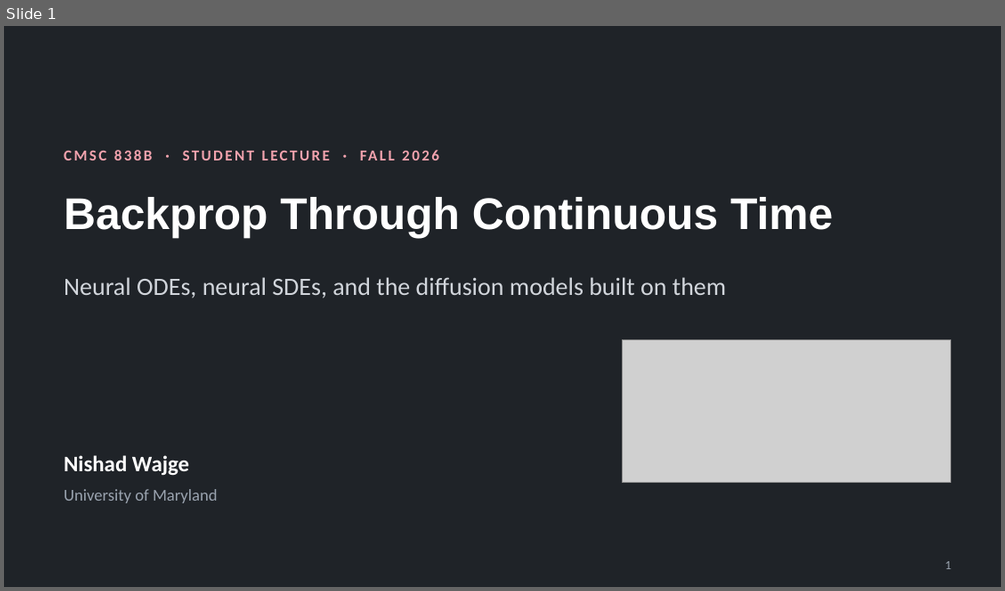
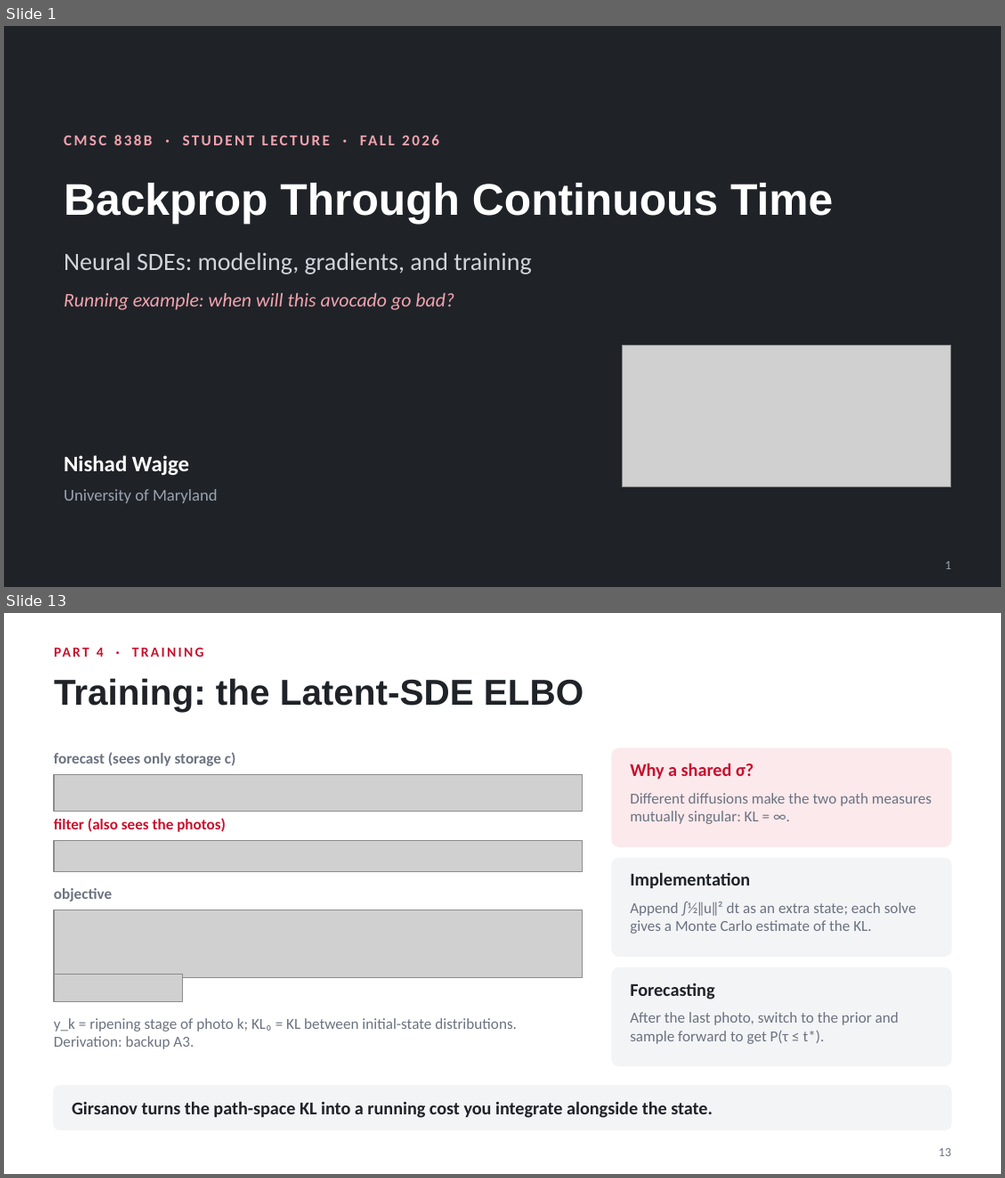
Before and after one commit to nishadw/neural-sde, a slide deck: lecture/neural_sde_lecture.pptx. Shown one above the other, each under a label of ours: slide 1 before the commit, slides 1 and 13 after it; the slides between them are not shown. The pictures are 1005x591 and 1005x1178 pixels, drawn with LibreOffice and Linux fonts; fonts in the diff are those of the drawing; grey boxes stand for pictures. Boxes give left, top, right and bottom in pixels: in the first picture for what was removed or moved away, otherwise in the second. Text is boxed around its words. In the diff, an @@ line names an element or a change of style, - is before the commit and + after.

```diff
--- a/lecture/neural_sde_lecture.pptx
+++ b/lecture/neural_sde_lecture.pptx
@@ slide 13 added at [4,613,1001,1174], background #FFFFFF @@
@@ text added at [97,648,104,657], 10 pt, text #C8102E, bold @@
+PART 4 · TRAINING
@@ title added at [54,678,583,712], 26 pt, text #1F2328, bold @@
+Training: the Latent-SDE ELBO
@@ text added at [54,752,235,766], 11 pt, text #6B7280, bold @@
+forecast (sees only storage c)
@@ rounded rectangle added at [612,748,951,846], fill #FBE9EC, outline #FBE9EC 1 pt @@
@@ text added at [630,763,753,779], 13 pt, text #C8102E, bold @@
+Why a shared σ?
@@ picture added at [54,774,582,811] @@
@@ text added at [630,793,931,824], 11 pt, text #6B7280 @@
+Different diffusions make the two path measures mutually singular: KL = ∞.
@@ text added at [54,818,226,832], 11 pt, text #C8102E, bold @@
+filter (also sees the photos)
@@ picture added at [54,840,582,871] @@
@@ rounded rectangle added at [612,859,951,956], fill #F3F4F6, outline #F3F4F6 1 pt @@
@@ text added at [630,872,750,888], 13 pt, text #1F2328, bold @@
+Implementation
@@ text added at [54,888,112,901], 11 pt, text #6B7280, bold @@
+objective
@@ text added at [630,901,916,933], 11 pt, text #6B7280 @@
+Append ∫½‖u‖² dt as an extra state; each solve gives a Monte Carlo estimate of the KL.
@@ picture added at [54,910,582,977] @@
@@ picture added at [54,973,182,1002] @@
@@ rounded rectangle added at [612,968,951,1065], fill #F3F4F6, outline #F3F4F6 1 pt @@
@@ text added at [630,983,714,999], 13 pt, text #1F2328, bold @@
+Forecasting
@@ text added at [630,1012,898,1044], 11 pt, text #6B7280 @@
+After the last photo, switch to the prior and sample forward to get P(τ ≤ t*).
@@ text added at [54,1018,517,1049], 11 pt, text #6B7280 @@
+y_k = ripening stage of photo k; KL₀ = KL between initial-state distributions. Derivation: backup A3.
@@ rounded rectangle added at [54,1086,951,1129], fill #F3F4F6, outline #F3F4F6 1 pt @@
@@ text added at [72,1101,712,1118], 13 pt, text #1F2328, bold @@
+Girsanov turns the path-space KL into a running cost you integrate alongside the state.
@@ page number added at [938,1148,951,1156], 9 pt, text #6B7280 @@
+13
@@ slide 1 changed as well @@
@@ text "CMSC 838B · STUDENT LECTURE ...": place and size @@
-text "CMSC 838B · STUDENT LECTURE ..." at [64,145,941,176]
+text "CMSC 838B · STUDENT LECTURE ..." at [64,131,941,160]
@@ text "Backprop Through Continuous Time": place and size @@
-text "Backprop Through Continuous Time" at [64,197,833,239]
+text "Backprop Through Continuous Time" at [64,183,833,224]
@@ text at [64,252,531,274]: text changed @@
-Neural ODEs, neural SDEs, and the diffusion models built on them
+Neural SDEs: modeling, gradients, and training
@@ text added at [64,293,454,310], 14 pt, text #F2A3AE, italic @@
+Running example: when will this avocado go bad?
@@ picture: place and size @@
-picture at [622,340,951,483]
+picture at [622,345,951,488]
```
Also in this commit, not shown: 4 other slides changed, 20 other slides added, 12 slides removed, 4 other files.
